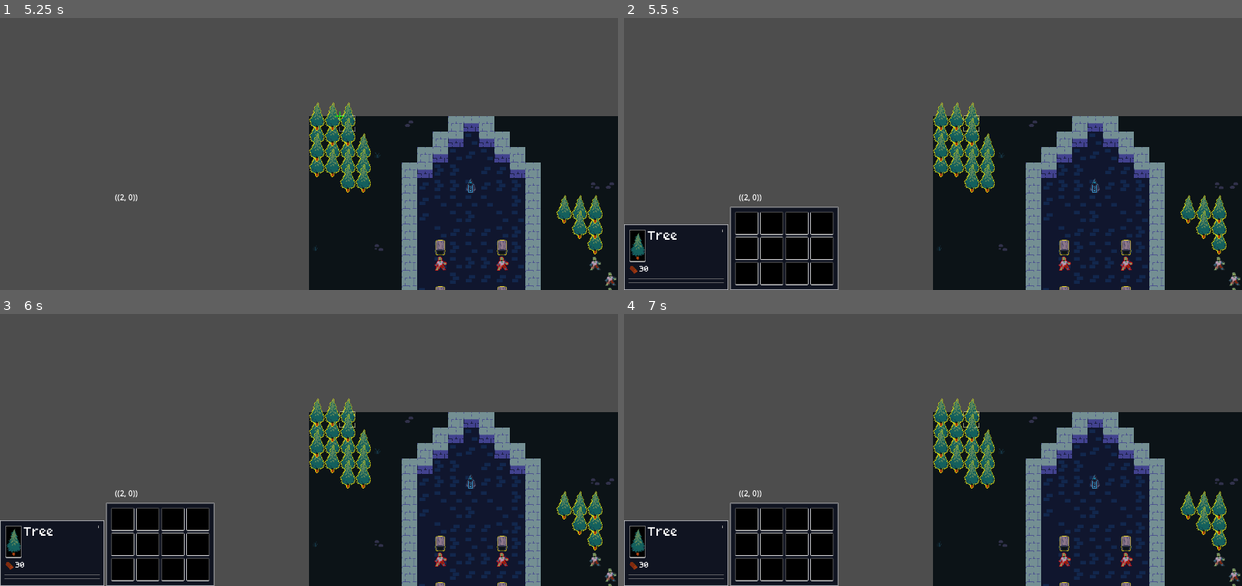
Above: before the commit, frames 1-4 (two rows, left to right).
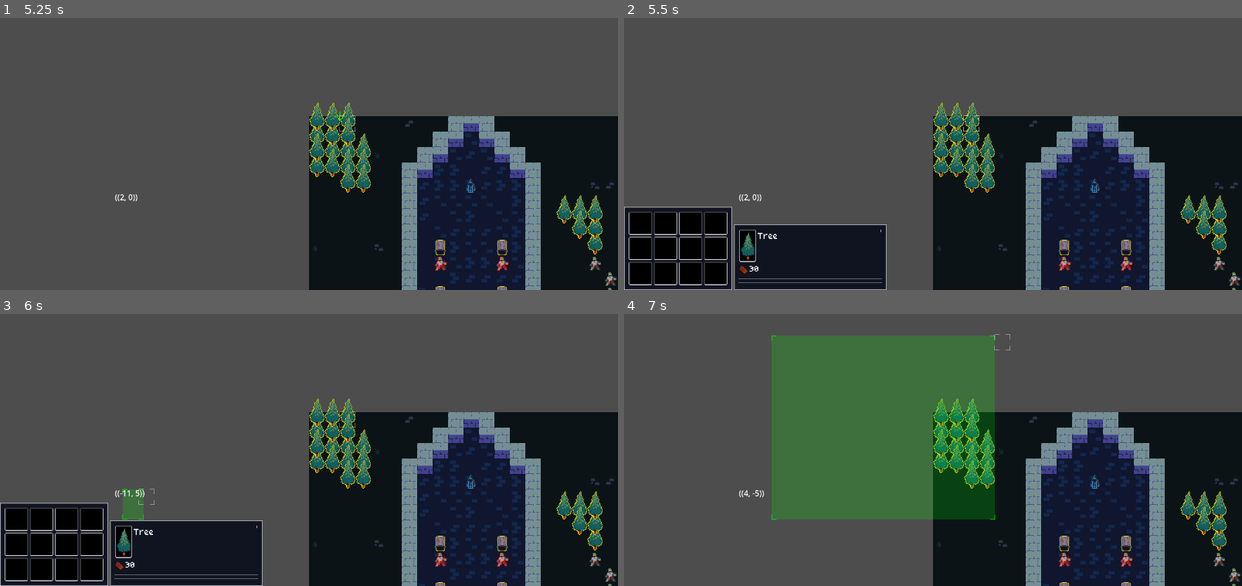
Above: after the commit, the same moments.

Repository: MateusRPF/MicroRTS
Game: Godot game, scene res://Maps/Lvl_test.tscn
Same seed, same stepped clock (60 frames per second), same inputs: the game is played once before the commit and once after it.
Inputs (mouse positions are in pixels of both pictures, inside the frame that each line leads up to):
- Up to frame 1 (5.25 s): tap Enter at 0.5, 2.75 s; move the mouse to (444, 99) at 0.52 s; click (444, 99) at 0.67 s; tap Space at 1.25, 4.25 s; drag from (185, 132) to (278, 186) at 1.27 s; move the mouse to (370, 39) at 2.02 s; click (370, 39) at 2.17 s; drag from (278, 186) to (123, 64) at 2.77 s; move the mouse to (494, 167) at 3.52 s; click (494, 167) at 3.67 s; drag from (123, 64) to (216, 28) at 4.27 s; move the mouse to (339, 115) at 5.02 s; click (339, 115) at 5.17 s
- Up to frame 2 (5.5 s): no input
- Up to frame 3 (6 s): tap Enter at 5.75 s; drag from (123, 518) to (185, 428) at 5.77 s
- Up to frame 4 (7 s): drag from (772, 518) to (994, 335) at 6.52 s

Frame 1 is identical in both runs. In frame 2, 10% of the frame differs, in the area x 0-43%, y 69-100%; in frame 3, 11%; in frame 4, 33%, in the area x 0-63%, y 7-100%.
Error in both runs: Invalid access to property or key '(8, -2)' on a base object of type 'Dictionary[Vector2i, GameTile]'. (res://Scripts/Controllers/player_controller.gd:118)

Commit message:
Placeholder buildables

Diff:
--- a/Maps/Lvl_test.tscn
+++ b/Maps/Lvl_test.tscn
@@ -31,17 +31,6 @@
 grow_horizontal = 2
 grow_vertical = 2
 
-[node name="Inspector" parent="PlayerHUDLayer/HUD" unique_id=454653937 node_paths=PackedStringArray("widget_registry") instance=ExtResource("8_70dqj")]
-layout_mode = 2
-size_flags_horizontal = 0
-size_flags_vertical = 8
-widget_registry = {
-ExtResource("9_mgthj"): NodePath("MarginContainer/VBoxContainer/Widget_WoundView"),
-ExtResource("10_rlgon"): NodePath("MarginContainer/VBoxContainer/Widget_AttributeView"),
-ExtResource("11_jln6d"): NodePath("MarginContainer/VBoxContainer/Widget_ExecutorView"),
-ExtResource("12_jp3g8"): NodePath("MarginContainer/VBoxContainer/Widget_InventoryView")
-}
-
 [node name="CommandPanel" parent="PlayerHUDLayer/HUD" unique_id=1232269199 node_paths=PackedStringArray("button_command_map") instance=ExtResource("17_c44cc")]
 layout_mode = 2
 button_command_map = {
@@ -59,6 +48,17 @@
 NodePath("MarginContainer/GridContainer/Button_Harvest"): ExtResource("11_c44cc")
 }
 
+[node name="Inspector" parent="PlayerHUDLayer/HUD" unique_id=454653937 node_paths=PackedStringArray("widget_registry") instance=ExtResource("8_70dqj")]
+layout_mode = 2
+size_flags_horizontal = 0
+size_flags_vertical = 8
+widget_registry = {
+ExtResource("9_mgthj"): NodePath("MarginContainer/VBoxContainer/Widget_WoundView"),
+ExtResource("10_rlgon"): NodePath("MarginContainer/VBoxContainer/Widget_AttributeView"),
+ExtResource("11_jln6d"): NodePath("MarginContainer/VBoxContainer/Widget_ExecutorView"),
+ExtResource("12_jp3g8"): NodePath("MarginContainer/VBoxContainer/Widget_InventoryView")
+}
+
 [node name="CoordinateLabel" type="Label" parent="PlayerHUDLayer" unique_id=1740694992]
 offset_left = 238.0
 offset_top = 516.0
--- /dev/null
+++ b/Prefabs/Actors/Structures/Actor_Structure_BoneCarver.tscn
@@ -0,0 +1,26 @@
+[gd_scene format=3 uid="uid://bevbcmy6imac"]
+
+[ext_resource type="PackedScene" uid="uid://bpq8to7u51urx" path="res://Prefabs/gridObjectPrefab.tscn" id="1_base"]
+[ext_resource type="Script" uid="uid://ce26amsxyge52" path="res://Scripts/DataStructures/ComponentData/ComponentData.gd" id="2_cd"]
+[ext_resource type="Script" uid="uid://b21ghjgaar2q5" path="res://Scripts/DataStructures/GameResource.gd" id="3_byyjh"]
+[ext_resource type="Script" uid="uid://b12sbao0o4pnt" path="res://Scripts/DataStructures/ComponentData/ComponentData_Stockpile.gd" id="3_stock"]
+[ext_resource type="Script" uid="uid://co4gucr75dqkf" path="res://Scripts/DataStructures/ActorData.gd" id="4_actor"]
+[ext_resource type="Script" uid="uid://6avybfyvspvv" path="res://Scripts/DataStructures/ActorTags.gd" id="6_a2a33"]
+[ext_resource type="Texture2D" uid="uid://c4i681h2wh8qk" path="res://Sprites/Structures/SPR_BoneCarver.tres" id="6_gdj4k"]
+
+[sub_resource type="Resource" id="Mod_Stockpile"]
+script = ExtResource("3_stock")
+metadata/_custom_type_script = "uid://b12sbao0o4pnt"
+
+[sub_resource type="Resource" id="Actor_Stockpile_Data"]
+script = ExtResource("4_actor")
+actor_name = "Bone Carver"
+description = "Improves nearby Circles of Raising. Researches Bone technology."
+sprite = ExtResource("6_gdj4k")
+view_offset = Vector2i(16, -16)
+grid_size = Vector2i(2, 2)
+modules = Array[ExtResource("2_cd")]([SubResource("Mod_Stockpile")])
+metadata/_custom_type_script = "uid://co4gucr75dqkf"
+
+[node name="Actor_Structure_BoneCarver" unique_id=1280668460 instance=ExtResource("1_base")]
+data = SubResource("Actor_Stockpile_Data")
--- /dev/null
+++ b/Prefabs/Actors/Structures/Actor_Structure_Slaughterhouse.tscn
@@ -0,0 +1,26 @@
+[gd_scene format=3 uid="uid://b8qys08msbix2"]
+
+[ext_resource type="PackedScene" uid="uid://bpq8to7u51urx" path="res://Prefabs/gridObjectPrefab.tscn" id="1_ng8v2"]
+[ext_resource type="Script" uid="uid://ce26amsxyge52" path="res://Scripts/DataStructures/ComponentData/ComponentData.gd" id="2_l6ayp"]
+[ext_resource type="Script" uid="uid://b21ghjgaar2q5" path="res://Scripts/DataStructures/GameResource.gd" id="3_xtyy4"]
+[ext_resource type="Script" uid="uid://b12sbao0o4pnt" path="res://Scripts/DataStructures/ComponentData/ComponentData_Stockpile.gd" id="4_bkvp3"]
+[ext_resource type="Script" uid="uid://co4gucr75dqkf" path="res://Scripts/DataStructures/ActorData.gd" id="5_f7by5"]
+[ext_resource type="Texture2D" uid="uid://cvkcjmcalwue0" path="res://Sprites/Structures/SPR_Slaughterhouse.tres" id="6_ng8v2"]
+[ext_resource type="Script" uid="uid://6avybfyvspvv" path="res://Scripts/DataStructures/ActorTags.gd" id="7_6gjvx"]
+
+[sub_resource type="Resource" id="Mod_Stockpile"]
+script = ExtResource("4_bkvp3")
+metadata/_custom_type_script = "uid://b12sbao0o4pnt"
+
+[sub_resource type="Resource" id="Actor_Stockpile_Data"]
+script = ExtResource("5_f7by5")
+actor_name = "Slaughterhouse"
+description = "Converts Corpses into flesh and bones."
+sprite = ExtResource("6_ng8v2")
+view_offset = Vector2i(32, -32)
+grid_size = Vector2i(3, 3)
+modules = Array[ExtResource("2_l6ayp")]([SubResource("Mod_Stockpile")])
+metadata/_custom_type_script = "uid://co4gucr75dqkf"
+
+[node name="Actor_Structure_Slaughterhouse" unique_id=1280668460 instance=ExtResource("1_ng8v2")]
+data = SubResource("Actor_Stockpile_Data")
--- a/Prefabs/GameLevel.tscn
+++ b/Prefabs/GameLevel.tscn
@@ -7,8 +7,10 @@
 [ext_resource type="PackedScene" uid="uid://bnnnhxq14ac5f" path="res://Prefabs/Actors/Units/Actor_Harbingers_Shambler.tscn" id="6_shambler"]
 [ext_resource type="PackedScene" path="res://Prefabs/Actors/Structures/Actor_Structure_Stockpile.tscn" id="7_stockpile"]
 [ext_resource type="PackedScene" uid="uid://bkcsi28gvwkbj" path="res://Prefabs/Actors/Structures/Actor_Structure_CircleOfRaising.tscn" id="7_w4pua"]
+[ext_resource type="PackedScene" uid="uid://bevbcmy6imac" path="res://Prefabs/Actors/Structures/Actor_Structure_BoneCarver.tscn" id="8_fdgdc"]
 [ext_resource type="PackedScene" uid="uid://o73b6kuim2qn" path="res://Prefabs/Actors/ResourceNodes/Actor_Resource_Tree.tscn" id="8_tree"]
 [ext_resource type="PackedScene" uid="uid://b67cuim2l1xef" path="res://Prefabs/Actors/ResourceNodes/Actor_Resource_Sarcophagus.tscn" id="9_sarc"]
+[ext_resource type="PackedScene" uid="uid://b8qys08msbix2" path="res://Prefabs/Actors/Structures/Actor_Structure_Slaughterhouse.tscn" id="9_xr8k8"]
 
 [node name="GameLevel" type="Node2D" unique_id=1620061272]
 texture_filter = 1
@@ -18,7 +20,9 @@
 "Harbingers_Shambler": ExtResource("6_shambler"),
 "Resource_Sarcophagus": ExtResource("9_sarc"),
 "Resource_Tree": ExtResource("8_tree"),
+"Structure_BoneCarver": ExtResource("8_fdgdc"),
 "Structure_CircleOfRaising": ExtResource("7_w4pua"),
+"Structure_Slaughterhouse": ExtResource("9_xr8k8"),
 "Structure_Stockpile": ExtResource("7_stockpile")
 })
 
@@ -34,7 +38,7 @@
 [node name="Spawnables_Player" type="TileMapLayer" parent="." unique_id=779288486]
 unique_name_in_owner = true
 modulate = Color(0, 1, 1, 1)
-tile_map_data = PackedByteArray("AAAKAAQAAgAAAAAAAAAeAAsAAAA …(1792 unchanged characters)… AAAAAAAA4ABMAAQAAAAAAAAAiAAwABQAAAAAAAAA=")
+tile_map_data = PackedByteArray("AAAKAAQAAgAAAAAAAAAeAAsAAAA …(1792 unchanged characters)… AAAAAAAA4ABMAAQAAAAAAAAAiAAwABQAAAAAAAAAqAA8ABgAAAAAAAAAhAA8ABwAAAAAAAAA=")
 tile_set = ExtResource("4_jympa")
 
 [node name="Spawnables_Enemy" type="TileMapLayer" parent="." unique_id=1953164313]
--- a/Prefabs/Widgets/Widget_ActorView.tscn
+++ b/Prefabs/Widgets/Widget_ActorView.tscn
@@ -34,11 +34,11 @@
 
 [node name="Label_Name" type="Label" parent="HBoxContainer" unique_id=1077920290]
 unique_name_in_owner = true
-custom_minimum_size = Vector2(150, 30)
+custom_minimum_size = Vector2(250, 30)
 layout_mode = 2
 size_flags_vertical = 0
 theme_override_fonts/font = ExtResource("3_siewa")
-theme_override_font_sizes/font_size = 24
+theme_override_font_sizes/font_size = 16
 text = "The Acolyte"
 vertical_alignment = 1
 autowrap_mode = 3
--- /dev/null
+++ b/Sprites/Structures/SPR_BoneCarver.tres
@@ -0,0 +1,7 @@
+[gd_resource type="AtlasTexture" format=3 uid="uid://c4i681h2wh8qk"]
+
+[ext_resource type="Texture2D" uid="uid://dwdutaoqkxan6" path="res://Sprites/Atlas_HarbingerStructures.png" id="1_pmp8q"]
+
+[resource]
+atlas = ExtResource("1_pmp8q")
+region = Rect2(64, 0, 64, 64)
--- /dev/null
+++ b/Sprites/Structures/SPR_Slaughterhouse.tres
@@ -0,0 +1,7 @@
+[gd_resource type="AtlasTexture" format=3 uid="uid://cvkcjmcalwue0"]
+
+[ext_resource type="Texture2D" uid="uid://dwdutaoqkxan6" path="res://Sprites/Atlas_HarbingerStructures.png" id="1_eyuq7"]
+
+[resource]
+atlas = ExtResource("1_eyuq7")
+region = Rect2(128, 0, 96, 96)
--- a/Tilesets/tileset_Spawnables.tres
+++ b/Tilesets/tileset_Spawnables.tres
@@ -6,6 +6,8 @@
 [ext_resource type="Texture2D" uid="uid://bgsc4cwkmupv4" path="res://Sprites/Units/SPR_Undergodling.tres" id="3_rykax"]
 [ext_resource type="Texture2D" uid="uid://cof43fynpakyf" path="res://Sprites/ResourceNodes/SPR_Sarcophagus.tres" id="5_km5fj"]
 [ext_resource type="Texture2D" uid="uid://d2rhnyhkm0id4" path="res://Sprites/Structures/SPR_CircleOfRaising.tres" id="6_ghj2b"]
+[ext_resource type="Texture2D" uid="uid://cvkcjmcalwue0" path="res://Sprites/Structures/SPR_Slaughterhouse.tres" id="7_jhoso"]
+[ext_resource type="Texture2D" uid="uid://c4i681h2wh8qk" path="res://Sprites/Structures/SPR_BoneCarver.tres" id="8_ea704"]
 
 [sub_resource type="TileSetAtlasSource" id="TileSetAtlasSource_jhoso"]
 texture = ExtResource("1_rykax")
@@ -48,6 +50,18 @@
 0:0/0 = 0
 0:0/0/custom_data_0 = "Structure_CircleOfRaising"
 
+[sub_resource type="TileSetAtlasSource" id="TileSetAtlasSource_dp8ca"]
+texture = ExtResource("7_jhoso")
+texture_region_size = Vector2i(96, 96)
+0:0/0 = 0
+0:0/0/custom_data_0 = "Structure_Slaughterhouse"
+
+[sub_resource type="TileSetAtlasSource" id="TileSetAtlasSource_8c5ix"]
+texture = ExtResource("8_ea704")
+texture_region_size = Vector2i(64, 64)
+0:0/0 = 0
+0:0/0/custom_data_0 = "Structure_BoneCarver"
+
 [resource]
 tile_size = Vector2i(32, 32)
 custom_data_layer_0/name = "DataEntry"
@@ -58,3 +72,5 @@
 sources/0 = SubResource("TileSetAtlasSource_jhoso")
 sources/4 = SubResource("TileSetAtlasSource_ea704")
 sources/5 = SubResource("TileSetAtlasSource_4dgue")
+sources/6 = SubResource("TileSetAtlasSource_dp8ca")
+sources/7 = SubResource("TileSetAtlasSource_8c5ix")
Binary file changed: Sprites/Atlas_HarbingerStructures.png
